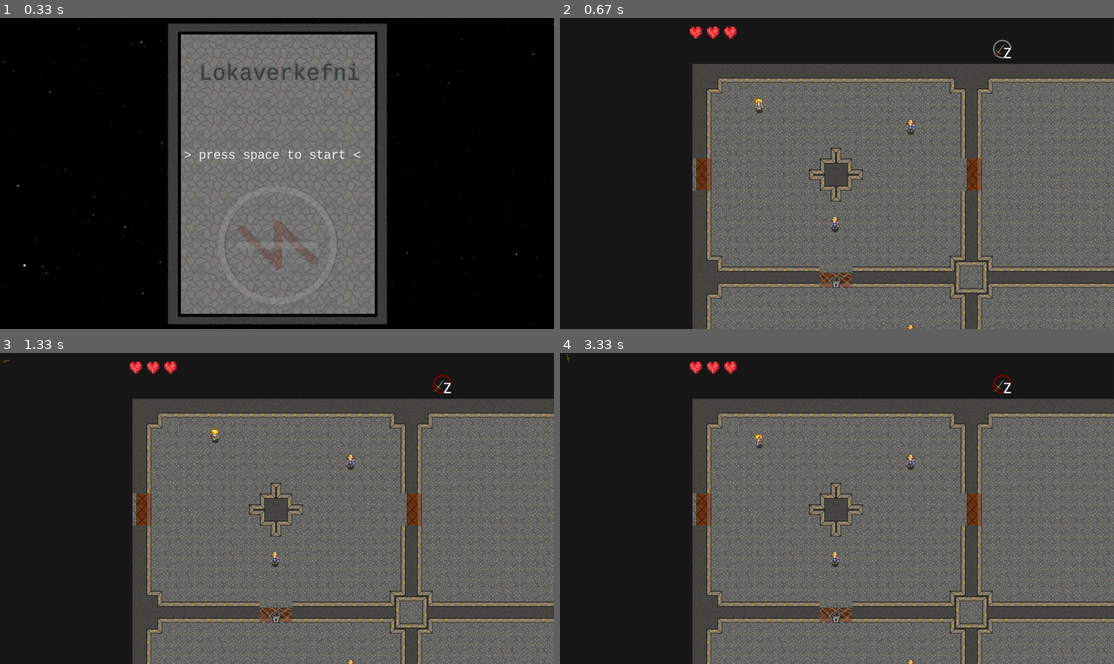
Above: before the commit, frames 1-4 (two rows, left to right).
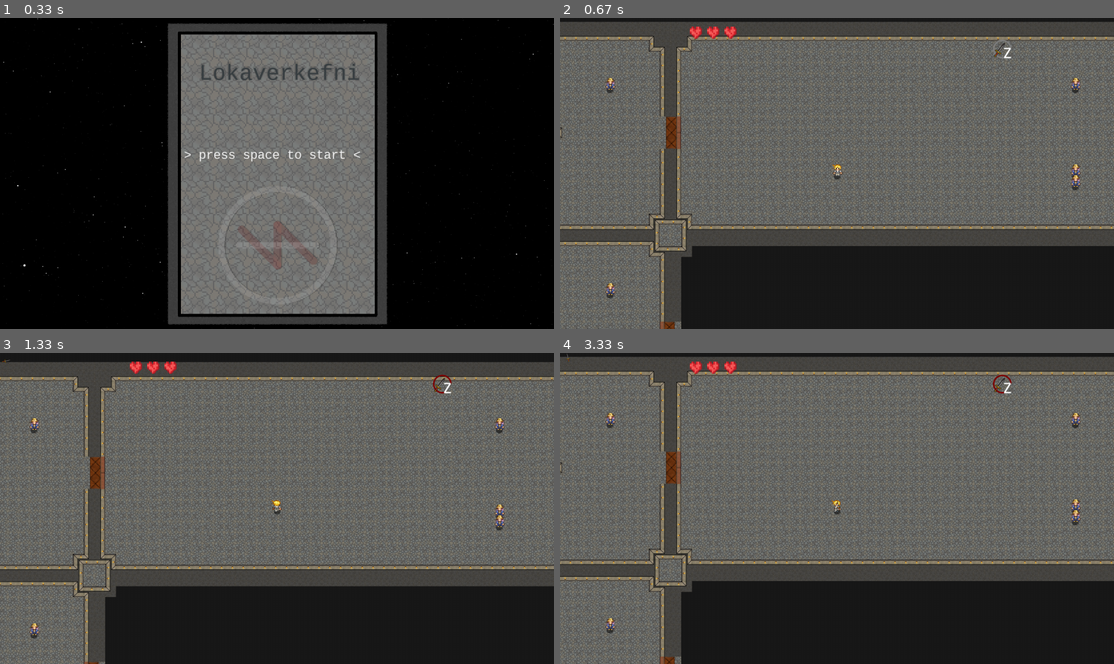
Above: after the commit, the same moments.

Repository: GudniNatan/Leikjaforritun-lokaverkefni-haust-2016
Game: pygame game, started from Lokaverkefni.py
The game is run twice, just before and just after one commit, with the same random seed, the same clock (stepped at 60 frames per second) and the same inputs. The source is Python 2; it was converted automatically to run under Python 3.
Inputs:
- Up to frame 1 (0.33 s): no input
- Up to frame 2 (0.67 s): tap Space at 0.33 s
- Up to frame 3 (1.33 s): hold Right 0.67-1.13 s; hold Up from 1.17 s (still down); tap Z at 1.23 s
- Up to frame 4 (3.33 s): release Up at 1.47 s; hold Right 1.5-1.97 s; tap Z at 1.57, 1.87, 2.07, 2.37, 2.63, 2.97, 3.27 s; hold Left 2-2.53 s; hold Down 2.57-2.87 s; hold Left 2.9-3.3 s

Frame 1 is identical in both runs. In frame 2, 71% of the frame differs, in the area x 0-100%, y 1-100%; in frame 3, 68%; in frame 4, 71%.

Commit message:
Bæti performance til muna og laga level load
Nú þurfa línurnar ekki að vera jafn langar í borðaskrá/skrám

Diff:
--- a/Characters_sprites.py
+++ b/Characters_sprites.py
@@ -106,6 +106,8 @@
         pass
 
     def update_position(self, time, collidables):
+        if self.vx == 0 and self.vy == 0:
+            return
         if time == 0:
             pygame.time.wait(1)
             time = 1
@@ -130,9 +132,6 @@
 
         for object in collidables:
             if object == self.collision_rect:
-                continue
-            if (max(rect.center[0], object.rect.center[0]) - min(rect.center[0], object.rect.center[0]) > max(rect.w, object.rect.w) * 2 or
-                    max(rect.center[1], object.rect.center[1]) - min(rect.center[1], object.rect.center[1]) > max(rect.h, object.rect.h) * 2):
                 continue
             if object.rect.colliderect(next_location):
                 # Flats
--- a/Constants.py
+++ b/Constants.py
@@ -7,7 +7,7 @@
 BLUE = (0, 102, 255)
 ORANGE = (255, 153, 0)
 
-#GRID_SIZE = [30, 30]     # Width and height of maze (can fit 355x635 if drawSize is 1)
+#GRID_SIZE = [60, 60]     # Width and height of maze (can fit 355x635 if drawSize is 1)
 startPoint = [14, 14]   # Starting position of generator (and player?)
 drawSize = 25
 halfDrawSize = drawSize / 2
--- a/Lokaverkefni.py
+++ b/Lokaverkefni.py
@@ -38,7 +38,7 @@
         manager.scene.handle_events(pygame.event.get())
         manager.scene.update(clock.get_time())
         clock.tick()
-        print(clock.get_fps())
+        #print(clock.get_fps())
 
     pygame.quit()
     sys.exit()
--- a/Scenes.py
+++ b/Scenes.py
@@ -60,8 +60,9 @@
 
         f = open(os.path.join('rooms', 'room' + str(level)) + ".txt", 'r')
         lines = f.read().splitlines()
-        self.grid = Grid([len(lines), len(lines[0])])
-        self.levelrect = pygame.Rect(drawSize * 12, drawSize * 4, len(lines[0]) * drawSize, len(lines) * drawSize)
+        lineLength = len(max(lines, key=len))
+        self.grid = Grid([len(lines), lineLength])
+        self.levelrect = pygame.Rect(drawSize * 12, drawSize * 4, lineLength * drawSize, len(lines) * drawSize)
         self.doors = list()
         for i in xrange(len(lines)):
             for j in xrange(len(lines[i])):
@@ -75,9 +76,7 @@
                     stalker = Stalker(pygame.Rect(rect.x, rect.y, drawSize-1, drawSize / 5 * 3), charset.subsurface(pygame.Rect(48, 72, 47, 72)), character_sprite_size, self.player)
                     self.npcs.add(stalker)
                 if lines[i][j] == "P":
-                    self.player.realX = j * drawSize + self.levelrect.x
-                    self.player.realY = i * drawSize + self.levelrect.y
-                    self.player.collision_rect.topleft = (j * drawSize + self.levelrect.x, i * drawSize + self.levelrect.y)
+                    self.player = Player(pygame.Rect(j * drawSize + self.levelrect.x, i * drawSize + self.levelrect.y, drawSize - 1, drawSize / 5 * 3), charset.subsurface(pygame.Rect(0, 72, 47, 72)), character_sprite_size)
                 if lines[i][j] == "D" or lines[i][j] == "L":
                     allowed = ["D", "L"]
                     #Check if vertical door or horizontal door
@@ -217,7 +216,7 @@
 
                 for char in self.npcs:
                     if type(char) is Stalker:
-                        char.update_path(self.grid.grid, char.gridPos, self.player.gridPos)
+                        char.update_path(self.grid, char.gridPos, self.player.gridPos)
             if event.type == updateGridEvent:
                 self.grid.update_grid(self.collidables + self.character_collision_boxes)
             if event.type == animationEvent:
@@ -358,21 +357,45 @@
     def make_array_slice(self, array, i, j, filler):
         sliced = [[filler, filler, filler], [filler, filler, filler], [filler, filler, filler]]
         if 1 <= i:
-            sliced[0][1] = array[i - 1][j]
-            if j >= 1:
-                sliced[0][0] = array[i - 1][j - 1]
+            try:
+                sliced[0][1] = array[i - 1][j]
+            except IndexError:
+                pass
+            try:
+                if j >= 1:
+                    sliced[0][0] = array[i - 1][j - 1]
+            except IndexError:
+                pass
+            try:
+                if j < (len(array[i]) - 1):
+                    sliced[0][2] = array[i - 1][j + 1]
+            except IndexError:
+                pass
+        if 1 <= j:
+            try:
+                sliced[1][0] = array[i][j - 1]
+            except IndexError:
+                pass
+        try:
             if j < (len(array[i]) - 1):
-                sliced[0][2] = array[i - 1][j + 1]
-        if 1 <= j:
-            sliced[1][0] = array[i][j - 1]
-        if j < (len(array[i]) - 1):
-            sliced[1][2] = array[i][j + 1]
+                sliced[1][2] = array[i][j + 1]
+        except IndexError:
+            pass
         if i < (len(array) - 1):
-            sliced[2][1] = array[i + 1][j]
-            if 1 <= j:
-                sliced[2][0] = array[i + 1][j - 1]
-            if j < (len(array[i]) - 1):
-                sliced[2][2] = array[i + 1][j + 1]
+            try:
+                sliced[2][1] = array[i + 1][j]
+            except IndexError:
+                pass
+            try:
+                if 1 <= j:
+                    sliced[2][0] = array[i + 1][j - 1]
+            except IndexError:
+                pass
+            try:
+                if j < (len(array[i]) - 1):
+                    sliced[2][2] = array[i + 1][j + 1]
+            except IndexError:
+                pass
         return sliced
 
     def make_surrounding_blocks(self, rect):
@@ -501,8 +524,8 @@
         font = pygame.font.SysFont('Consolas', 56)
         small_font = pygame.font.SysFont('Consolas', 32)
         self.text = font.render('Game Over', True, WHITE)
+        self.text2 = small_font.render('Press space to try again.', True, WHITE)
         if pygame.mixer.get_init():
-            self.text2 = small_font.render('Press space to try again.', True, WHITE)
             self.mixer = pygame.mixer.Channel(0)
             self.mixer.set_volume(0.5)
             self.music = pygame.mixer.Sound(os.path.join('sounds', 'tengsli 1.1 loop.ogg'))
--- a/pathfinderAStar.py
+++ b/pathfinderAStar.py
@@ -93,13 +93,13 @@
         return index_min
 
     def find_path(self, grid, start, goal, search_range=-1):
-        if search_range != -1 and abs(sum(start) - sum(goal)) > search_range * 1.4:
+        if search_range != -1 and abs(sum(start) - sum(goal)) * 10 > search_range * 14:
             return None
         self.open_list = list()
         self.open_set = set()
         self.closed_set = set()
         self.nodes = list()
-        self.handler = GridHandler(list(grid))
+        self.handler = GridHandler(grid)
         self.goal = goal
         self.start = start
         self.passcount = 0
@@ -132,9 +132,9 @@
         self.grid = grid
 
     def create_node(self, location, move_cost, parent=0):
-        grid = self.grid
+        grid = list(self.grid.grid)
         val = location
-        if (0 <= val[0] < GRID_SIZE[0] * 2 + 1 and 0 <= val[1] < GRID_SIZE[1] * 2 + 1) and grid[val[0]][val[1]] == 0:
+        if (0 <= val[0] < self.grid.grid_size[0] * 2 + 1 and 0 <= val[1] < self.grid.grid_size[1] * 2 + 1) and grid[val[0]][val[1]] == 0:
             if not parent:
                 return Node(val, move_cost, parent)
             if grid[parent.value[0]][val[1]] or grid[val[0]][parent.value[1]]:
--- a/rooms/room0.txt
+++ b/rooms/room0.txt
@@ -2,7 +2,7 @@
 WWWWWWWWWWWWWWWWWWWWWWWWWWWWWWWWWWWWWWWWWWWWWWWWWWWWWWWWWWWWWWWWWWWWWWWWWWWWW
 WWW                     WWWW                                               WW
 WW                       WW                                                WW
-WW    P                  WW                                                WW
+WW                       WW                                                WW
 WW                       WW                                                WW
 WW           C      S    WW                                    S           WW
 WW                       WW                                                WW
@@ -12,7 +12,7 @@
 DD          WWW          DD                                                WW
 WW           W           WW                                                WW
 WW                       WW                                                WW
-WW                       WW                                    S           WW
+WW                       WW              P                     S           WW
 WW           S           WW                                    S           WW
 WW                       WW                                                WW
 WW                       WW                                                WW
@@ -26,7 +26,7 @@
 WW           C      S    WW
 WW                       WW
 WW           W           WW
-DD          WWW          LD
+DD          WWW          DD
 DD         WWWWW         DD
 DD          WWW          DD
 WW           W           WW
